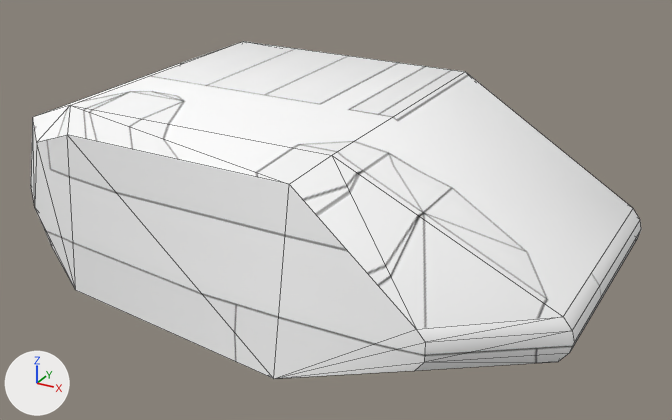
The OBJ model models/item/armor/multi_right_boot.obj, before and after one commit.
Camera for both pictures: a 50 mm lens placed at (5.39, -8.59, 5.21), pointed at (0.58, 0.15, 0.84). The lights are fixed; the arrows at lower left show +X, +Y and +Z. Mesh edges are drawn as thin lines. Where no turn or scale is listed for an object, it has been applied to the vertices.

The older version as bpy lines, for what is in view:
```python
mat_none_008 = principled_material('None.008')
mat_none_008.texture = img_multi_right_boot
mat_none_008.roughness = 1.0
me_left_cube_cube_007 = bpy.data.meshes.new('left_Cube_Cube.007')
me_left_cube_cube_007.from_pydata(...)  # 46 vertices, 74 faces; spans x -2.9..3.78, y -2.2..2.6, z 0.0..2.2
me_left_cube_cube_007.materials.append(mat_none_008)  # picture img_multi_right_boot
ob_left_cube_cube_007 = bpy.data.objects.new('left_Cube_Cube.007', me_left_cube_cube_007)
ob_left_cube_cube_007.location = (0.0, 0.0, 0.0)
```
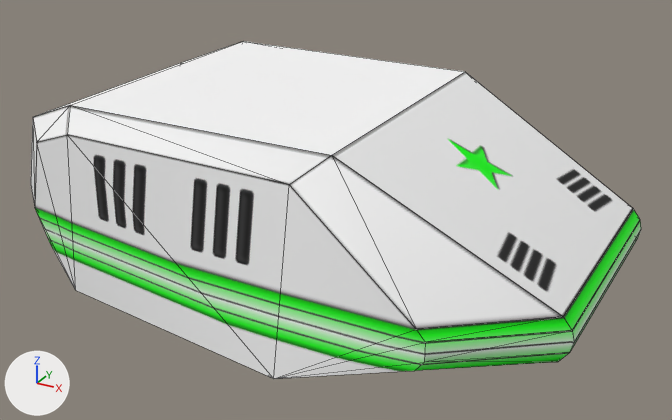
Pixel boxes (x1, y1, x2, y2) of what changed, in the pictures (672 x 420 px; the box of a moved part takes in the faces that stretch with it):
```json
{"object": "left_Cube_Cube.007", "change": "surface changed, reshaped", "before": [31, 41, 641, 379], "after": [31, 41, 641, 379]}
{"part": 1, "of": "me_left_cube_cube_007", "change": "moved or reshaped", "before": [33, 105, 563, 329], "after": [33, 105, 563, 329]}
{"part": 2, "of": "me_left_cube_cube_007", "change": "surface changed", "before": [31, 41, 641, 379], "after": [31, 41, 641, 379]}
```

Scene script edits in JSON lines:
```json
{"op": "add", "block": "img_multi_boot", "code": ["img_multi_boot = load_image('multi_boot', '../../../textures/armors/multi_boot.png', 1024, 1024, 'sRGB')"]}
{"op": "set", "path": "mat_none_008.texture", "old": "img_multi_right_boot", "new": "img_multi_boot"}
{"block": "me_left_cube_cube_007", "where": "# used by ob_left_cube_cube_007; location = (0.0, 0.0, 0.0)"}
{"op": "remove", "block": "me_left_cube_cube_007", "code": "me_left_cube_cube_007.from_pydata(...)  # 46 vertices, 74 faces; spans x -2.9..3.78, y -2.2..2.6, z 0.0..2.2"}
{"op": "add", "block": "me_left_cube_cube_007", "code": "me_left_cube_cube_007.from_pydata(...)  # 48 vertices, 74 faces; spans x -2.9..3.78, y -2.2..2.6, z 0.0..2.2"}
{"block": "me_left_cube_cube_007", "change": "me_left_cube_cube_007 part 1"}
{"block": "me_left_cube_cube_007", "change": "6 faces are deleted"}
{"block": "me_left_cube_cube_007", "change": "2 vertices are added at (-1.81, -1.47, 2.2), (1.43, -1.47, 2.2)"}
{"block": "me_left_cube_cube_007", "change": "6 new faces join them"}
{"block": "me_left_cube_cube_007", "change": "me_left_cube_cube_007 part 2: 68 kept faces spanning x -2.9..3.78, y -2.2..2.6, z 0.0..2.2 get new texture (UV) coordinates"}
```
